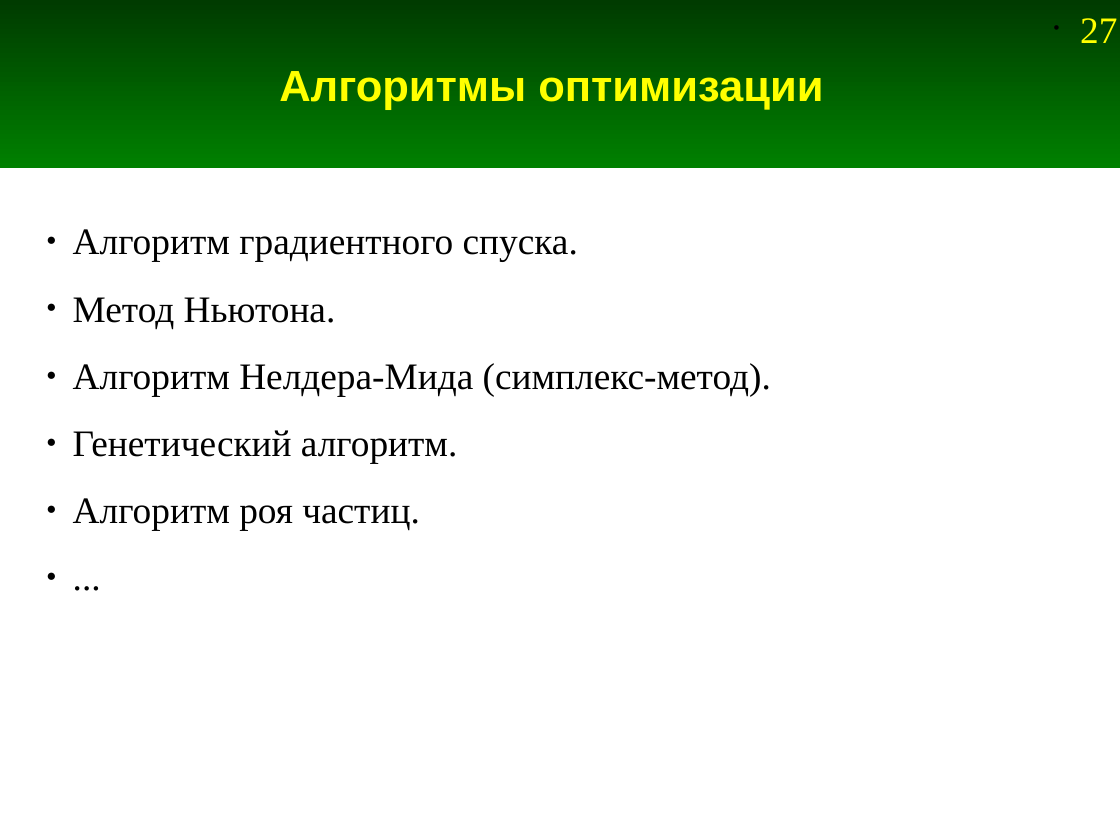
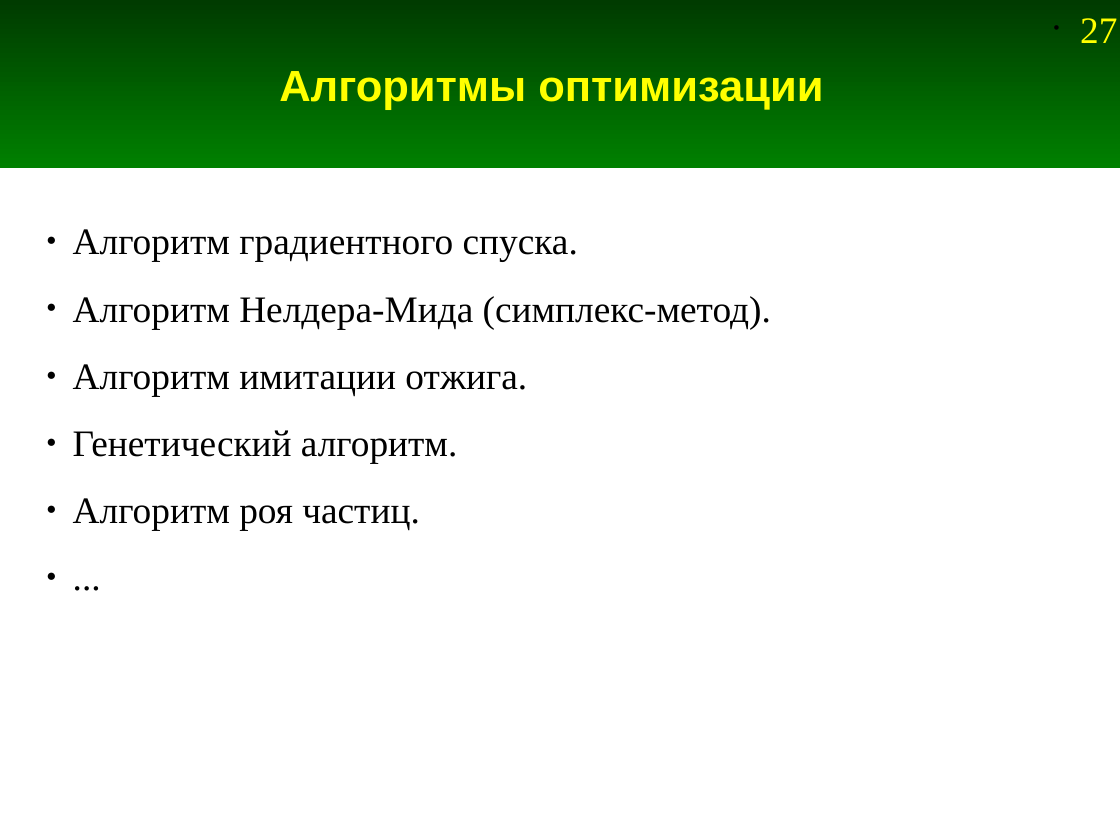
Before and after one commit to andris0147sv/modelling, a slide deck: slide 27 of presentations/1. Problem Statement.odp. Drawn at 1120x840 pixels with LibreOffice and Linux fonts; fonts in the diff are those of the drawing. Boxes give left, top, right and bottom in pixels: in the first picture for what was removed or moved away, otherwise in the second. Text is boxed around its words. In the diff, an @@ line names an element or a change of style, - is before the commit and + after.

```diff
--- a/presentations/1. Problem Statement.odp
+++ b/presentations/1. Problem Statement.odp
@@ text at (73, 297, 336, 329): paragraph removed @@
-● Метод Ньютона.
@@ text at (73, 364, 527, 396): paragraph added @@
+● Алгоритм имитации отжига.
```
Also in this commit, not shown: 2 other slides changed, 1 slide added, 1 slide removed, 4 other files.
